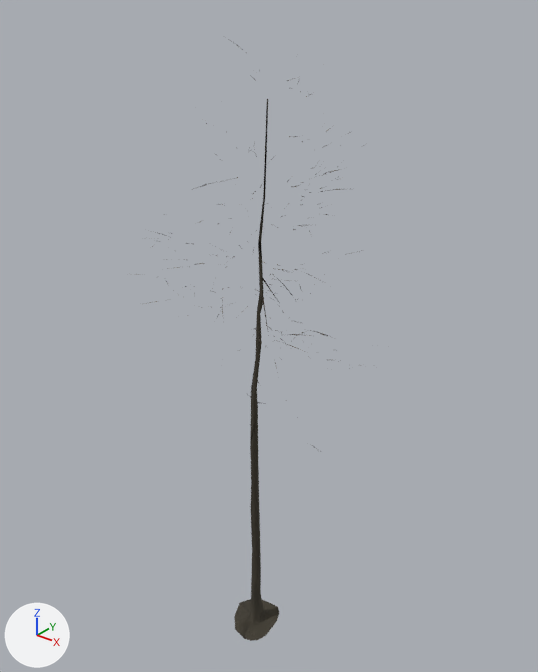
Two versions of the glTF model public/models/forest/fir-far.glb, one commit apart.
Camera for both pictures: a camera (50 mm lens) standing at (21.22, -10.94, 15.24) and looking at (12.13, 0.42, 8.2). Arrows for +X, +Y and +Z are at lower left; the lights stay in place. The picture after the commit comes second. Vertices at exactly the same position are counted once.

In view in the first picture: 'fir_tree_01_c_LOD0'.
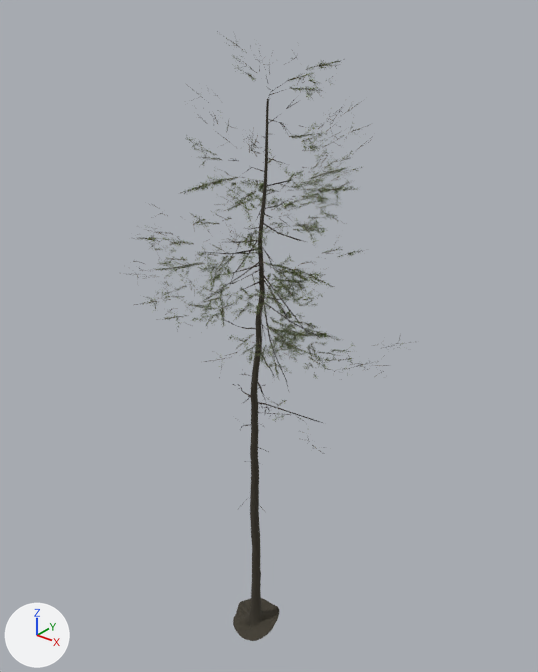
Commit message: fix(room): preserve tree canopies before compacting forest

Boxes [x1, y1, x2, y2] around the edits, measured in the pictures (538 x 672 px):
'fir_tree_01_c_LOD0', reshaped, moved, rescaled
    before: [142, 37, 366, 641]
    after: [120, 31, 419, 641]
part 1 of me_nurbspath_006, deleted
    before: [164, 56, 353, 404]
part 2 of me_nurbspath_006, built on
    before: [144, 37, 366, 641]
    after: [133, 37, 400, 641]

Edits to the bpy script that builds the scene:
```text
Change me_nurbspath_006:
    used by ob_fir_tree_01_c_lod0; location = (12.34, -0.04, 7.12); scale = (7.21, 7.21, 7.21)
    remove me_nurbspath_006.from_pydata(...)  # 1382 vertices, 1070 faces; spans x -0.41..0.41, y -0.39..0.39, z -1.0..1.0
    add me_nurbspath_006.from_pydata(...)  # 85592 vertices, 37781 faces; spans x -0.43..0.43, y -0.41..0.41, z -1.0..1.0
    me_nurbspath_006 part 1: 60 loose pieces with 235 vertices, spanning x -0.33..0.41, y -0.33..0.39, z -0.05..0.95, are deleted
    me_nurbspath_006 part 2: 216 vertices moved within x -0.35..0.38, y -0.3..0.31, z -1.0..0.93; 512 vertices removed from x -0.41..0.37, y -0.39..0.35, z -0.99..1.0; 84952 vertices added at x -0.43..0.43, y -0.41..0.41, z -1.0..1.0
    other edits to the shape of me_nurbspath_006 do not show in these pictures
Change ob_fir_tree_01_c_lod0:
    ob_fir_tree_01_c_lod0.location: (12.34, -0.04, 7.12) -> (12.41, 0.0, 7.15)
    ob_fir_tree_01_c_lod0.scale: (7.21, 7.21, 7.21) -> (7.25, 7.25, 7.25)
```
